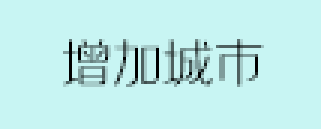
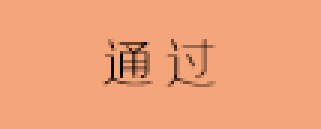
Layer changes from the first 321x129 image to the second:
added layer "通 过" above "确 认" over [102, 39, 216, 87]
hid "增加城市" over [63, 39, 264, 87]
showed "完成" over [0, 0, 321, 129]
hid "取消" over [0, 0, 321, 129]
showed "提交" over [0, 0, 321, 129]
